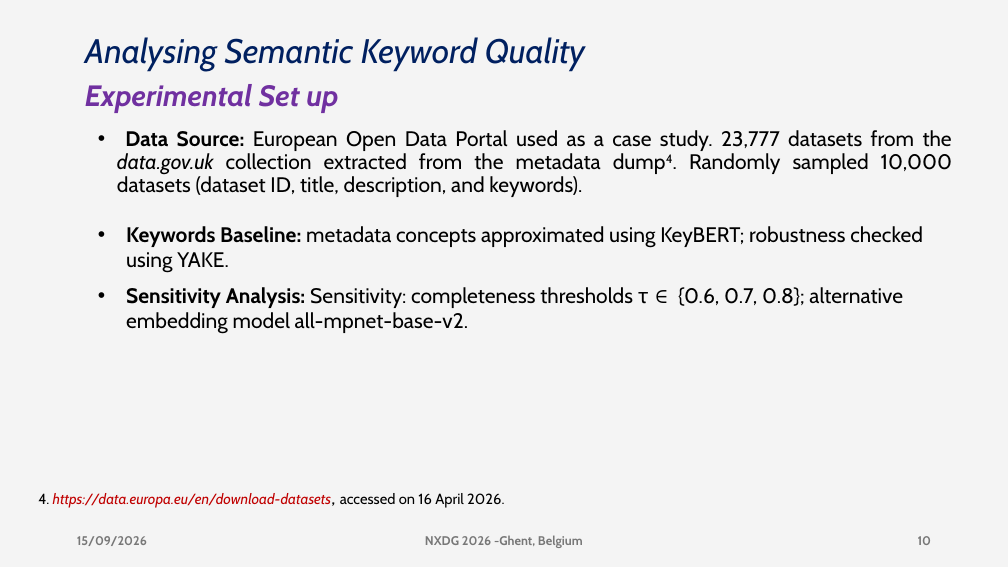
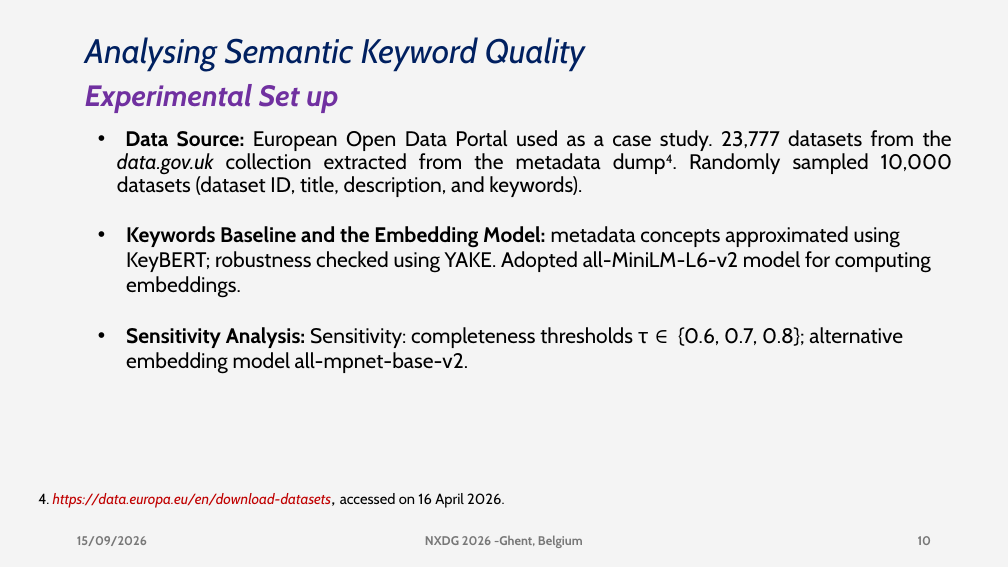
Before and after one commit to DeperiasKerre/deperiaskerre.github.io, a slide deck: slide 10 of slides/nxdg_2026_Deperias.pptx. Drawn at 1008x567 pixels with LibreOffice and Linux fonts; fonts in the diff are those of the drawing. Boxes give left, top, right and bottom in pixels: in the first picture for what was removed or moved away, otherwise in the second. Text is boxed around its words. In the diff, an @@ line names an element or a change of style, - is before the commit and + after.

```diff
--- a/slides/nxdg_2026_Deperias.pptx
+++ b/slides/nxdg_2026_Deperias.pptx
@@ text at [126, 226, 931, 298]: text changed @@
-• Keywords Baseline: metadata concepts approximated using KeyBERT; robustness checked using YAKE.
+• Keywords Baseline and the Embedding Model: metadata concepts approximated using KeyBERT; robustness checked using YAKE. Adopted all-MiniLM-L6-v2 model for computing embeddings.
```
Also in this commit, not shown: 7 other slides changed.
